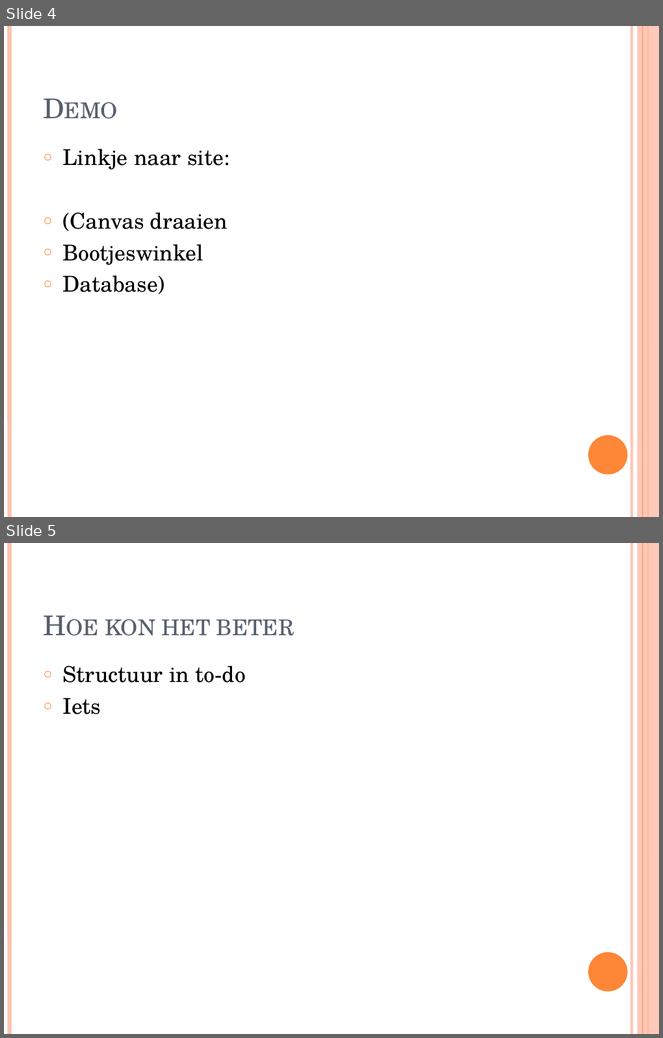
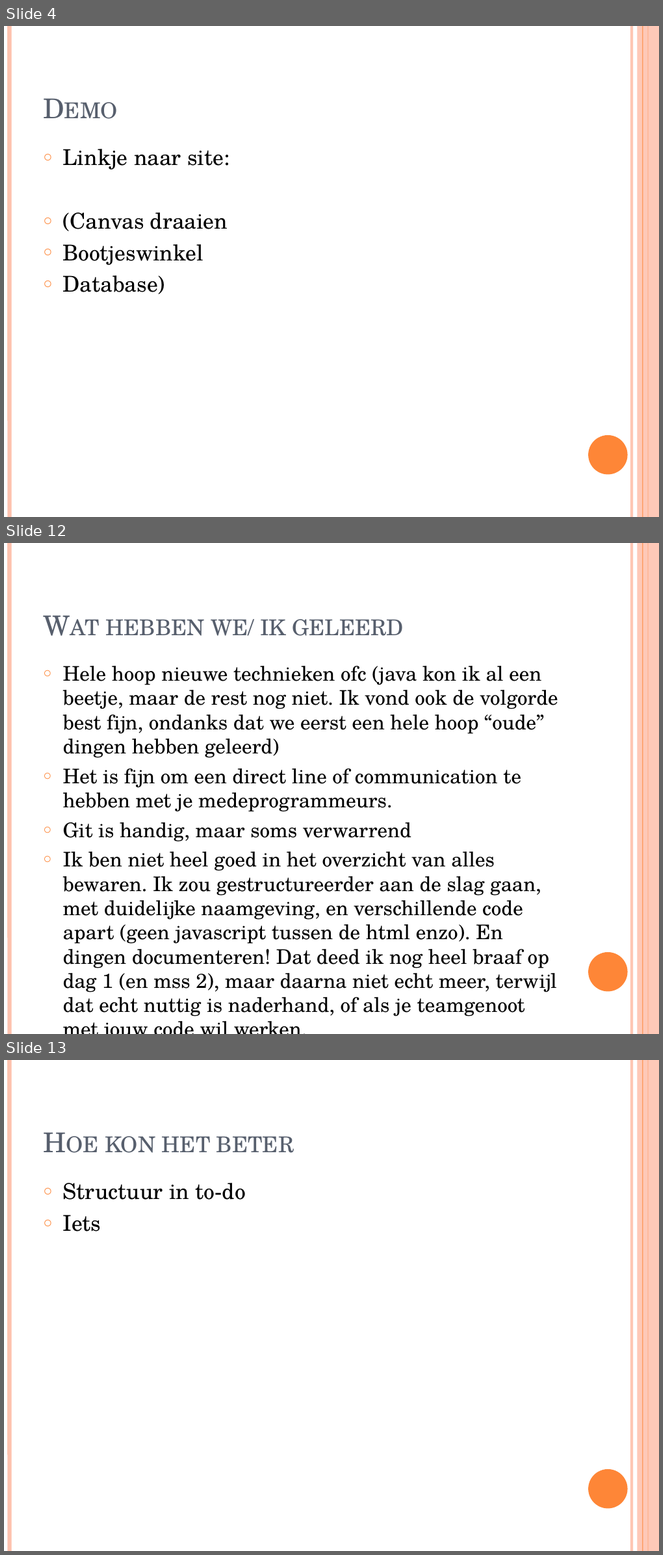
Before and after one commit to jennydenouden/spel, a slide deck: presentatie.pptx. Shown one above the other, each under a label of ours: slides 4 and 5 before the commit, slides 4, 12 and 13 after it; the slides between them are not shown. The pictures are 663x1038 and 663x1555 pixels, drawn with LibreOffice and Linux fonts; fonts in the diff are those of the drawing. Boxes give left, top, right and bottom in pixels: in the first picture for what was removed or moved away, otherwise in the second. Text is boxed around its words. In the diff, an @@ line names an element or a change of style, - is before the commit and + after.

```diff
--- a/presentatie.pptx
+++ b/presentatie.pptx
@@ slide 12 added at (4,543,659,1034), background #FFFFFF; not listed: 6 template elements that a slide beside it also shows @@
@@ title added at (106,619,404,636), 30 pt, text #575F6D, small capitals @@
+Wat hebben we/ ik geleerd
@@ text added at (63,666,558,1017), 22.2 pt, text #000000 @@
+○ Hele hoop nieuwe technieken ofc (java kon ik al een beetje, maar de rest nog niet. Ik vond ook de volgorde best fijn, ondanks dat we eerst een hele hoop “oude” dingen hebben geleerd)
+○ Het is fijn om een direct line of communication te hebben met je medeprogrammeurs.
+○ Git is handig, maar soms verwarrend
+○ Ik ben niet heel goed in het overzicht van alles bewaren. Ik zou gestructureerder aan de slag gaan, met duidelijke naamgeving, en verschillende code apart (geen javascript tussen de html enzo). En dingen documenteren! Dat deed ik nog heel braaf op dag 1 (en mss 2), maar daarna niet echt meer, terwijl dat echt nuttig is naderhand, of als je teamgenoot met jouw code wil werken.
+○ …
@@ what was slide 5 is now slide 13 @@
```
Also in this commit, not shown: 7 other slides added.
